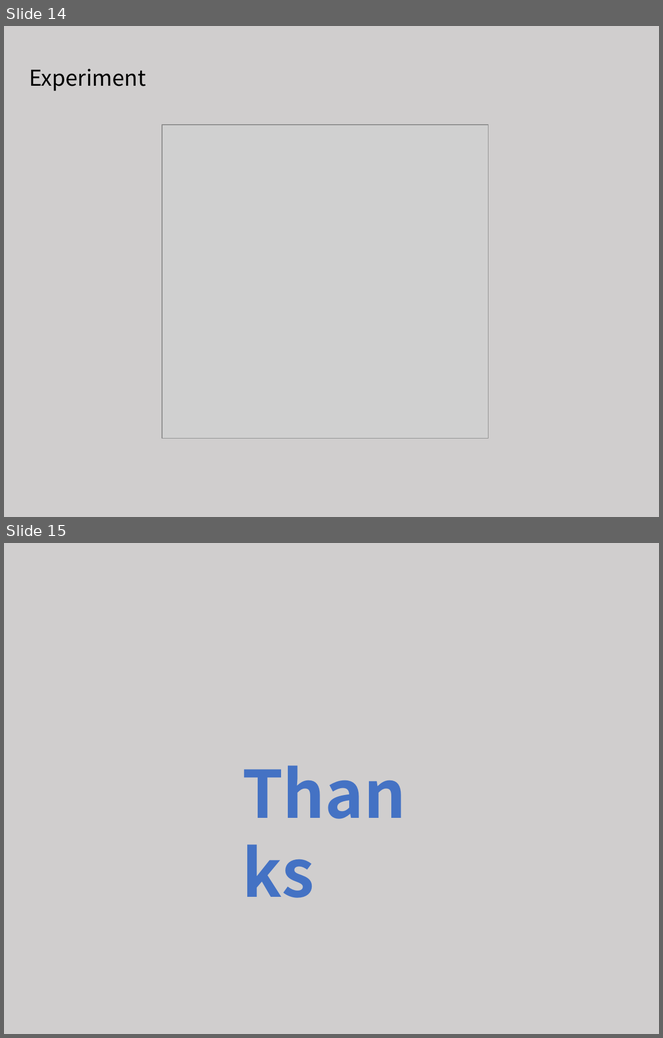
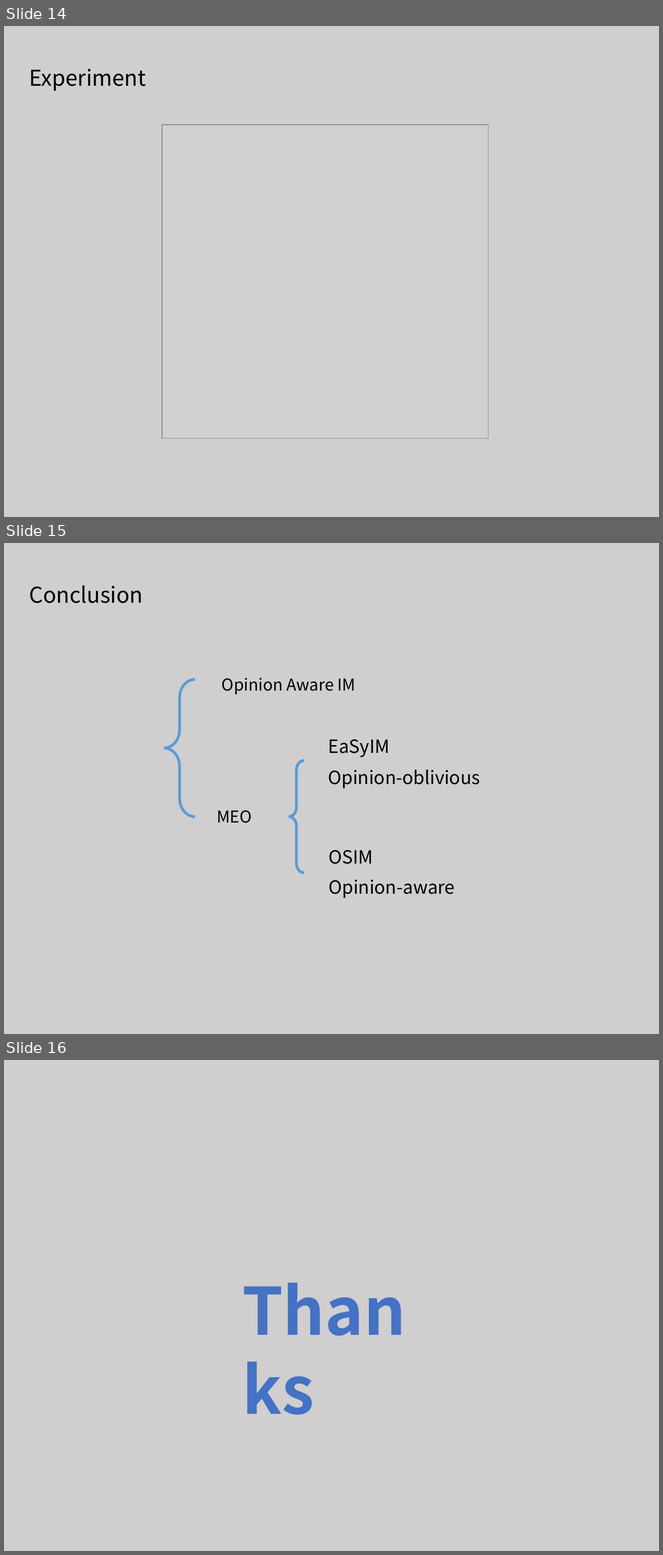
Before and after one commit to tianzhuwei/PPT, a slide deck: 4-魏天柱-Holistic Influence Maximization_ Combining Scalability and Efficiency with Opinion-Aware Models..pptx. Shown one above the other, each under a label of ours: slides 14 and 15 before the commit, slides 14, 15 and 16 after it. The pictures are 663x1038 and 663x1555 pixels, drawn with LibreOffice and Linux fonts; fonts in the diff are those of the drawing; grey boxes stand for pictures. Boxes give left, top, right and bottom in pixels: in the first picture for what was removed or moved away, otherwise in the second. Text is boxed around its words. In the diff, an @@ line names an element or a change of style, - is before the commit and + after.

```diff
--- a/4-魏天柱-Holistic Influence Maximization_ Combining Scalability and Efficiency with Opinion-Aware Models..pptx
+++ b/4-魏天柱-Holistic Influence Maximization_ Combining Scalability and Efficiency with Opinion-Aware Models..pptx
@@ slide 15 added at bbox=[4, 543, 659, 1034], background #D0CECE @@
@@ text added at bbox=[29, 585, 143, 603], 24 pt, text #000000 @@
+Conclusion
@@ left brace added at bbox=[164, 679, 195, 817], outline #5B9BD5 3 pt @@
@@ text added at bbox=[222, 678, 356, 695], 18 pt, text #000000 @@
+Opinion Aware IM
@@ left brace added at bbox=[289, 760, 305, 873], outline #5B9BD5 3 pt @@
@@ text added at bbox=[217, 810, 252, 823], 18 pt, text #000000 @@
+MEO
@@ group added at bbox=[328, 740, 480, 898]: 4 texts @@
+EaSyIM
+OSIM
+Opinion-oblivious
+Opinion-aware
@@ what was slide 15 is now slide 16 @@
```
Also in this commit, not shown: 2 slides changed, 1 other slide added.
